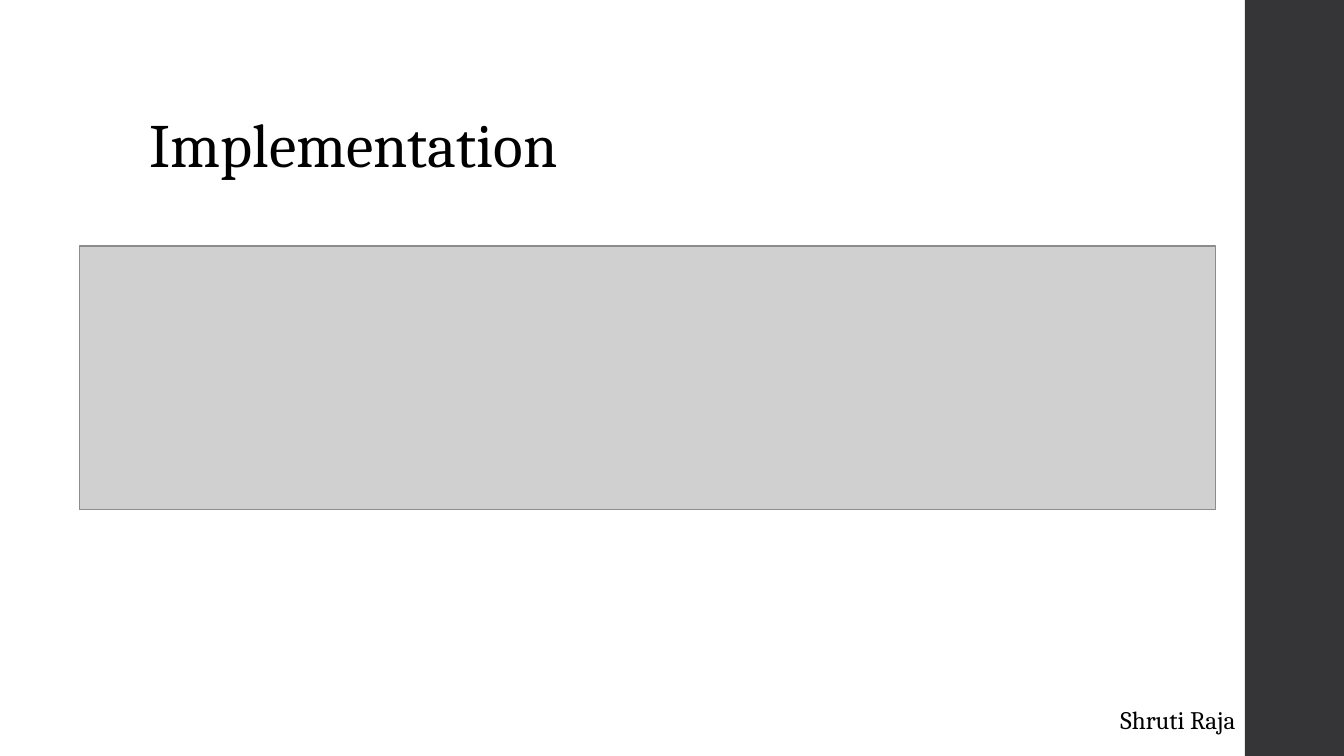
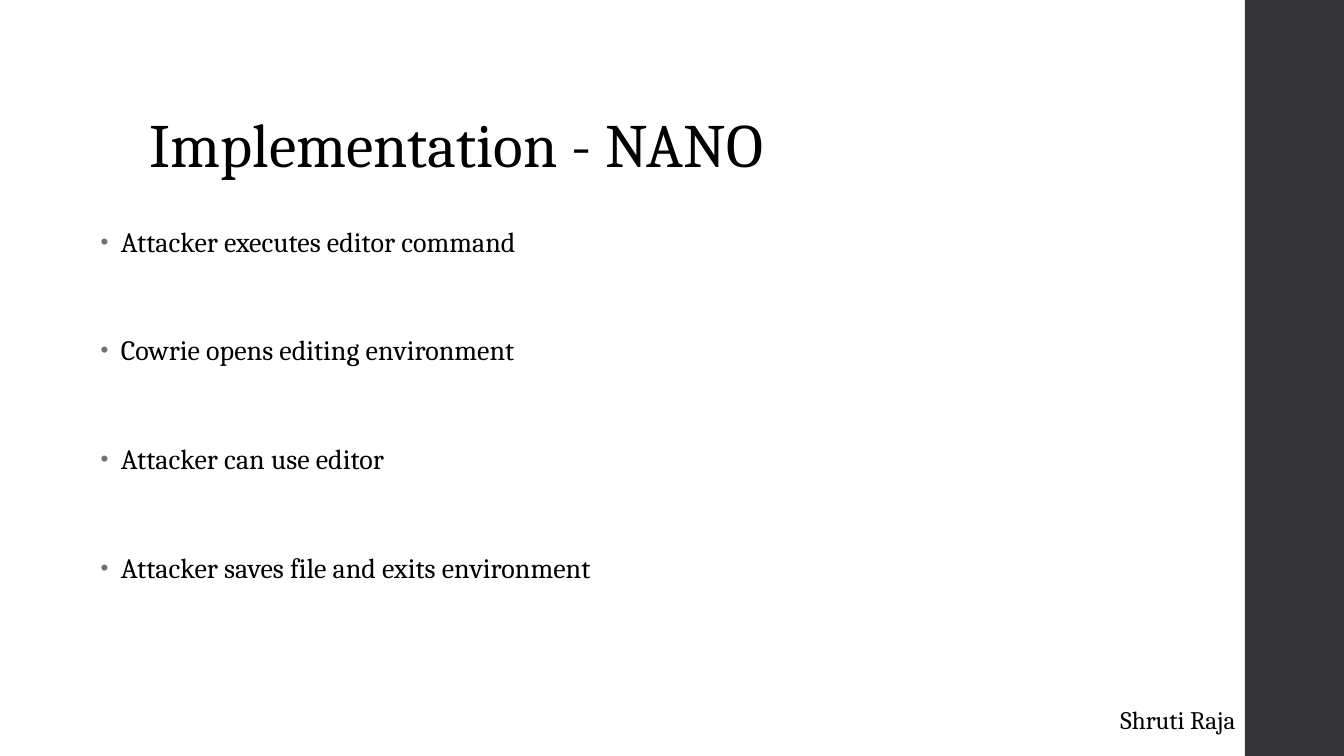
Before and after one commit to venksrid001/cowrie, a slide deck: slide 8 of Presentation.ppt (slide 9 before the commit). Drawn at 1344x756 pixels with LibreOffice and Linux fonts; fonts in the diff are those of the drawing; grey boxes stand for pictures. Boxes give left, top, right and bottom in pixels: in the first picture for what was removed or moved away, otherwise in the second. Text is boxed around its words. In the diff, an @@ line names an element or a change of style, - is before the commit and + after.

```diff
--- a/Presentation.ppt
+++ b/Presentation.ppt
@@ title at [149, 124, 763, 180]: text changed @@
-Implementation
+Implementation - NANO
@@ text added at [121, 232, 591, 579], 20 pt, text #000000 @@
+• Attacker executes editor command
+• Cowrie opens editing environment
+• Attacker can use editor
+• Attacker saves file and exits environment
@@ picture removed at [80, 246, 1215, 510] @@
```
Also in this commit, not shown: 2 other slides changed, 6 slides added, 3 slides removed.
